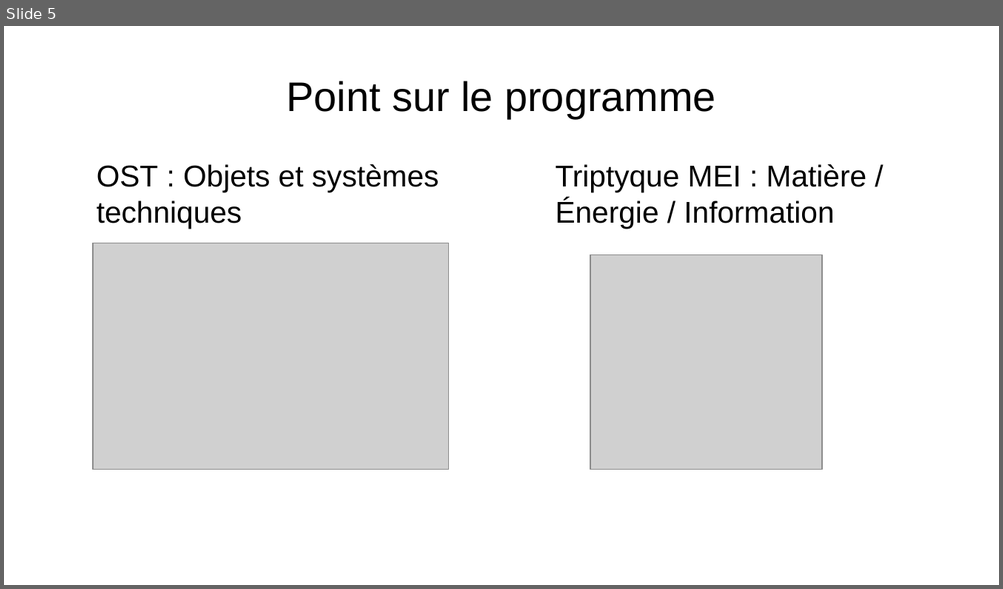
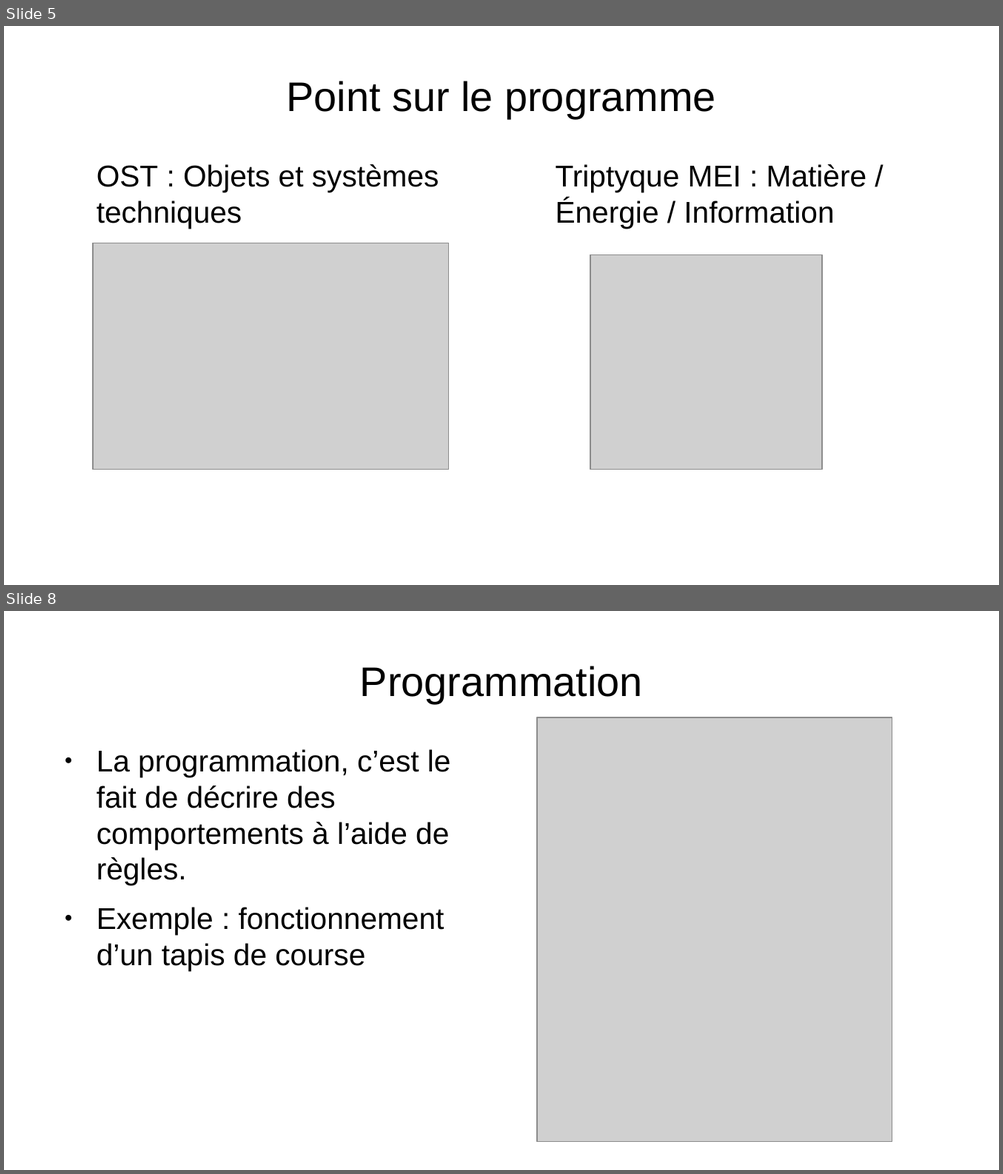
Before and after one commit to Merliin42/Cours-Techno, a slide deck: Introduction/Introduction.odp. Shown one above the other, each under a label of ours: slide 5 before the commit, slides 5 and 8 after it; the slides between them are not shown. The pictures are 1003x589 and 1003x1174 pixels, drawn with LibreOffice and Linux fonts; fonts in the diff are those of the drawing; grey boxes stand for pictures; background and template pictures are left out. Boxes give left, top, right and bottom in pixels: in the first picture for what was removed or moved away, otherwise in the second. Text is boxed around its words. In the diff, an @@ line names an element or a change of style, - is before the commit and + after.

Commit message:
ajout sur le cours d'introduction

```diff
--- a/Introduction/Introduction.odp
+++ b/Introduction/Introduction.odp
@@ slide 8 added at <box>4,611,999,1170</box>, background picture (left out) @@
@@ title added at <box>360,666,643,703</box>, 33 pt, text #000000 @@
+Programmation
@@ picture added at <box>538,718,893,1142</box> @@
@@ text added at <box>96,749,451,971</box>, 24 pt, text #000000 @@
+● La programmation, c’est le fait de décrire des comportements à l’aide de règles.
+● Exemple : fonctionnement d’un tapis de course
```
Also in this commit, not shown: 2 slides changed, 2 other slides added, 2 slides removed.
